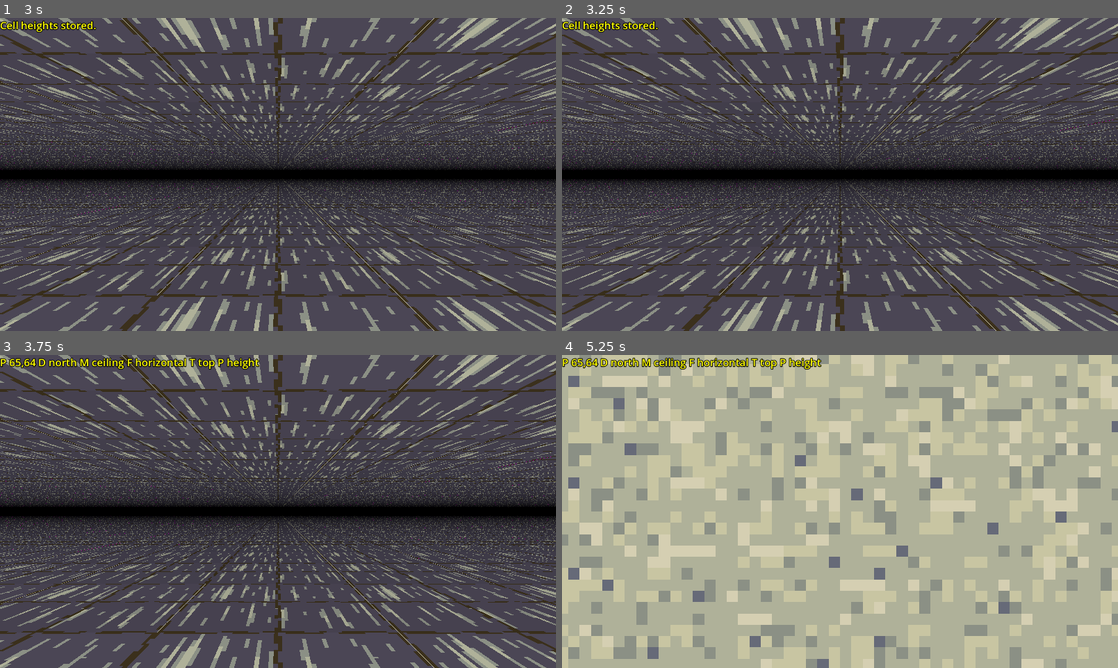
Above: before the commit, frames 1-4 (two rows, left to right).
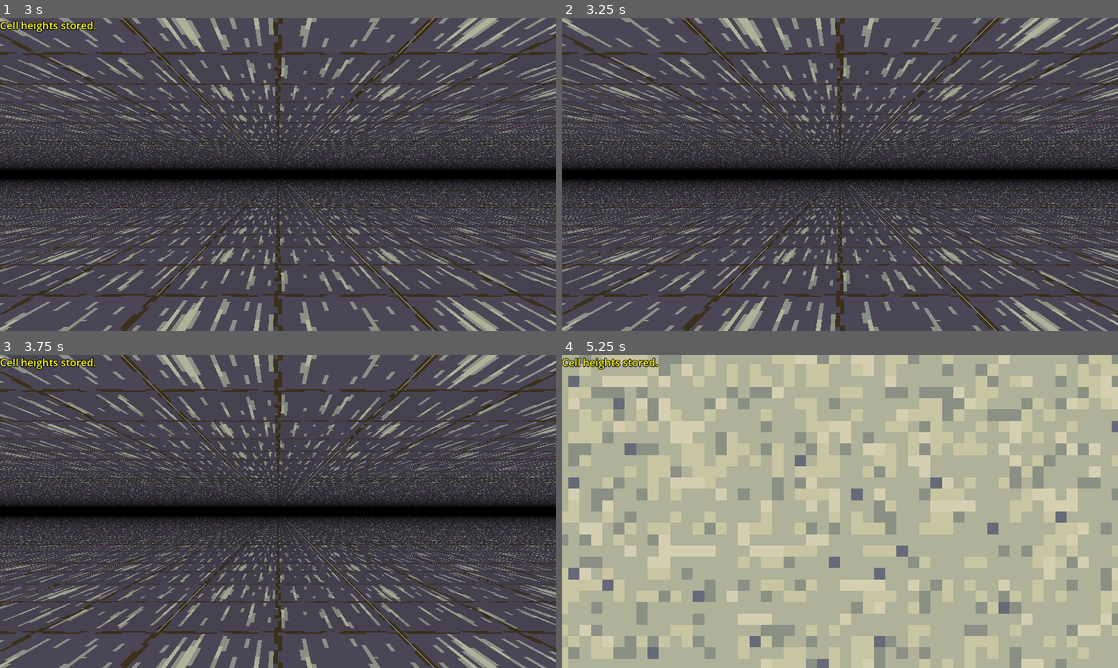
Above: after the commit, the same moments.

Repository: paulguy/3d-dungeon-test
Game: Godot game, scene res://game.tscn
Two runs of this game, one before a commit and one after it. Both use one fixed random seed, a clock stepped at 60 frames per second and the inputs below.
Inputs:
- Up to frame 1 (3 s): tap Enter at 0.5, 2 s; hold D (strafe right) 0.53-1.28 s; hold Shift (alternate function) 0.53-1.28 s; tap Y (ceiling) at 0.8, 1.35 s; tap Space at 1.25, 2.75 s; hold Z (down) 1.28-2.03 s; tap N (floor) at 1.55, 2.1 s; hold D (strafe right) 2.03-2.78 s; tap B (heights) at 2.3, 2.85 s; hold X (up) from 2.78 s (still down)
- Up to frame 2 (3.25 s): keep holding X (up); tap F6 (play, bound only after the commit) at 3.05 s
- Up to frame 3 (3.75 s): tap Enter at 3.5 s; release X (up) at 3.53 s; hold A (strafe left) from 3.53 s (still down); hold F6 (play, bound only after the commit) from 3.53 s (still down)
- Up to frame 4 (5.25 s): tap C (view attach toggle, bound only after the commit) at 3.8, 4.35 s; tap Space at 4.25 s; release F6 (play, bound only after the commit) at 4.28 s; tap Shift (alternate function) at 4.55 s; release A (strafe left) at 5.03 s; hold Z (down) from 5.03 s (still down); hold Shift (alternate function) from 5.03 s (still down)

Frame 1 is identical in both runs. In frame 2, 0.4% of the frame differs, in the area x 0-18%, y 0-5%; in frame 3, 1.0%; in frame 4, 1.0%, in the area x 0-47%, y 0-5%.

Commit message:
Add play mode.
Also ceiling attachment, and various other tweaks.

Diff:
--- a/game.gd
+++ b/game.gd
@@ -16,6 +16,7 @@
 
 var view_depth : int = 49
 var eye_height : float = DEFAULT_EYE_HEIGHT
+var ceiling_attach : bool = false
 var world_width : int = 128
 var world_height : int = 128
 var fog_power : float = 0.5
@@ -52,8 +53,6 @@
 var text_entry_text : String = ""
 var text_entry_cb : Callable = NO_CB
 
-var play_pos : Vector2i = Vector2i.ZERO
-var play_dir : int = 0
 var play_height : float = 0.0
 var floor_height : float = 0.0
 var play_fall_vel : float = 0.0
@@ -256,6 +255,26 @@
 		stored = num.to_float()
 
 func phys_move(d_pos : Vector2i):
+	var heights : Array[float] = [get_parameter(MapParameters.CEILING,
+												MapParameters.HORIZ,
+												MapParameters.TOP,
+												MapParameters.HEIGHT,
+												pos),
+								  get_parameter(MapParameters.CEILING,
+												MapParameters.HORIZ,
+												MapParameters.BOTTOM,
+												MapParameters.HEIGHT,
+												pos),
+								  get_parameter(MapParameters.FLOOR,
+												MapParameters.HORIZ,
+												MapParameters.TOP,
+												MapParameters.HEIGHT,
+												pos),
+								  get_parameter(MapParameters.FLOOR,
+												MapParameters.HORIZ,
+												MapParameters.BOTTOM,
+												MapParameters.HEIGHT,
+												pos)]
 	var d_heights : Array[float] = [get_parameter(MapParameters.CEILING,
 												  MapParameters.HORIZ,
 												  MapParameters.TOP,
@@ -281,7 +300,13 @@
 	if play_height > d_heights[0] - CLIMB_HEIGHT:
 		d_floor = 0
 	elif play_height > d_heights[2] - CLIMB_HEIGHT and \
-		 d_heights[1] - d_heights[2] > FIT_HEIGHT:
+		 d_heights[1] - d_heights[2] > FIT_HEIGHT and \
+		 heights[1] - d_heights[2] > FIT_HEIGHT and \
+		 play_height - d_heights[1] > FIT_HEIGHT:
+		 # can climb up
+		 # can fit in the destination space
+		 # can fit through the space between the current ceiling and destination floor
+		 # can fit through the space between the current floor and destination ceiling
 		d_floor = 2
 
 	if d_floor >= 0:
@@ -331,20 +356,19 @@
 	var alternate : bool = false
 
 	if text_entry_cb == NO_CB:
-		if Input.is_action_pressed(&'play'):
+		if Input.is_action_pressed(&'alternate function'):
+			alternate = true
+
+		if Input.is_action_just_pressed(&'play'):
 			play_mode = true
-			play_dir = dir
-			play_pos = pos
-			play_height = get_parameter(MapParameters.FLOOR,
+			floor_height = get_parameter(MapParameters.FLOOR,
 										MapParameters.HORIZ,
 										MapParameters.TOP,
 										MapParameters.HEIGHT,
 										pos)
+			play_height = floor_height
 			status_visibility(false)
 			return
-
-		if Input.is_action_pressed(&'alternate function'):
-			alternate = true
 
 		if Input.is_action_pressed(&'slower'):
 			change_speed -= 1
@@ -502,19 +526,48 @@
 			set_text_entry_mode(do_store, "Value", str(stored))
 
 		if Input.is_action_just_pressed(&'up'):
-			eye_height += pow(10.0, change_speed - 2)
+			if ceiling_attach:
+				eye_height -= pow(10.0, change_speed - 2)
+			else:
+				eye_height += pow(10.0, change_speed - 2)
 			update_eye_height = true
 
 		if Input.is_action_just_pressed(&'down'):
-			eye_height -= pow(10.0, change_speed - 2)
+			if ceiling_attach:
+				eye_height += pow(10.0, change_speed - 2)
+			else:
+				eye_height -= pow(10.0, change_speed - 2)
 			update_eye_height = true
 
+		if Input.is_action_just_pressed(&'view attach toggle'):
+			var f_height : float = get_parameter(MapParameters.FLOOR,
+												MapParameters.HORIZ,
+												MapParameters.TOP,
+												MapParameters.HEIGHT,
+												pos)
+			var c_height : float = get_parameter(MapParameters.CEILING,
+												MapParameters.HORIZ,
+												MapParameters.BOTTOM,
+												MapParameters.HEIGHT,
+												pos)
+
+			eye_height = c_height - f_height - eye_height
+			ceiling_attach = not ceiling_attach
+			update_eye_height = true
+
 		if update_eye_height:
-			terrain.set_eye_height(get_parameter(MapParameters.FLOOR,
-												 MapParameters.HORIZ,
-												 MapParameters.TOP,
-												 MapParameters.HEIGHT,
-												 pos) + eye_height)
+			if ceiling_attach:
+				terrain.set_eye_height(get_parameter(MapParameters.CEILING,
+													 MapParameters.HORIZ,
+													 MapParameters.BOTTOM,
+													 MapParameters.HEIGHT,
+													 pos) - eye_height)
+			else:
+				terrain.set_eye_height(get_parameter(MapParameters.FLOOR,
+													 MapParameters.HORIZ,
+													 MapParameters.TOP,
+													 MapParameters.HEIGHT,
+													 pos) + eye_height)
 
 		if update_status:
 			status()
@@ -523,6 +576,11 @@
 func play_process(delta : float):
 	var update_pos : bool = false
 	var update_dir : bool = false
+
+	if Input.is_action_just_pressed(&'play'):
+		play_mode = false
+		status_visibility(true)
+		return
 
 	if play_height > floor_height:
 		play_fall_vel += GRAVITY * delta
--- a/project.godot
+++ b/project.godot
@@ -154,7 +154,12 @@
 }
 play={
 "deadzone": 0.2,
-"events": [Object(InputEventKey,"resource_local_to_scene":fa …(140 unchanged characters)… d":false,"keycode":0,"physical_keycode":80,"key_label":0,"unicode":112,"location":0,"echo":false,"script":null)
+"events": [Object(InputEventKey,"resource_local_to_scene":fa …(140 unchanged characters)… d":false,"keycode":0,"physical_keycode":4194337,"key_label":0,"unicode":0,"location":0,"echo":false,"script":null)
+]
+}
+"view attach toggle"={
+"deadzone": 0.2,
+"events": [Object(InputEventKey,"resource_local_to_scene":false,"resource_name":"","device":-1,"window_id":0,"alt_pressed":false,"shift_pressed":false,"ctrl_pressed":false,"meta_pressed":false,"pressed":false,"keycode":0,"physical_keycode":67,"key_label":0,"unicode":99,"location":0,"echo":false,"script":null)
 ]
 }
 
--- a/terrain multimesh.gdshader
+++ b/terrain multimesh.gdshader
@@ -59,7 +59,7 @@
 	// bias below 1.0 should darken, bias above 1.0 should "desaturate"
 	return vec3(1.0 - (((clamp(val, 0.33, 0.49) - 0.33) - (max(val, 0.84) - 0.84)) / 0.16),
 				1.0 - ((min(val, 0.16) - (clamp(val, 0.16, 0.32) - 0.16)) / 0.16) - ((clamp(val, 0.67, 0.83) - 0.67) / 0.16),
-				1.0 - ((min(val, 0.16) - (clamp(val, 0.49, 0.67) - 0.49)) / 0.16)) * max(bias, 1.0) + (bias - 1.0);
+				1.0 - ((min(val, 0.16) - (clamp(val, 0.49, 0.67) - 0.49)) / 0.16)) * max(bias, 1.0) + min(bias - 1.0, 0.0);
 }
 
 void vertex() {
Not shown, changed: examples/backrooms.zip
